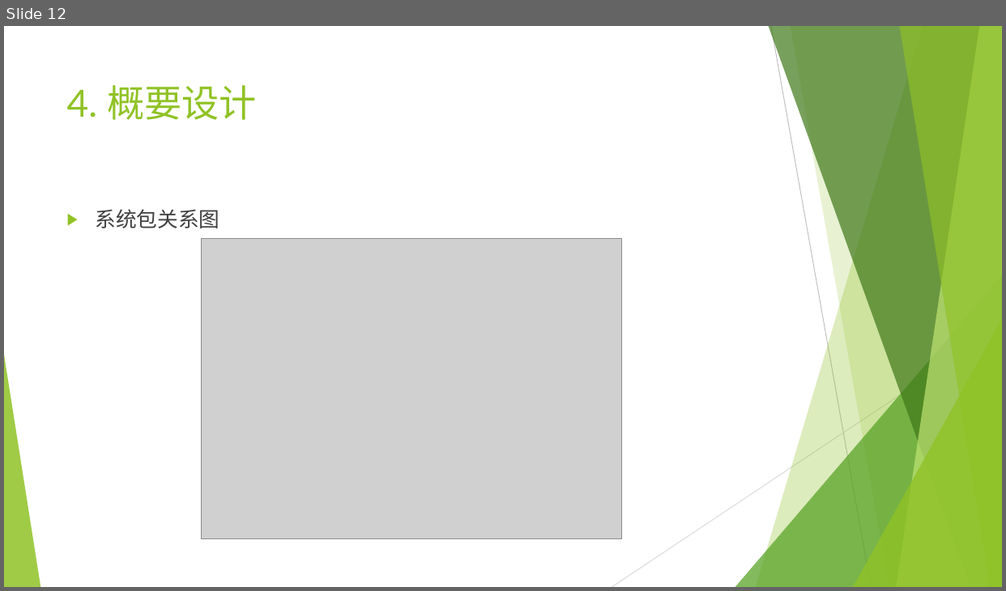
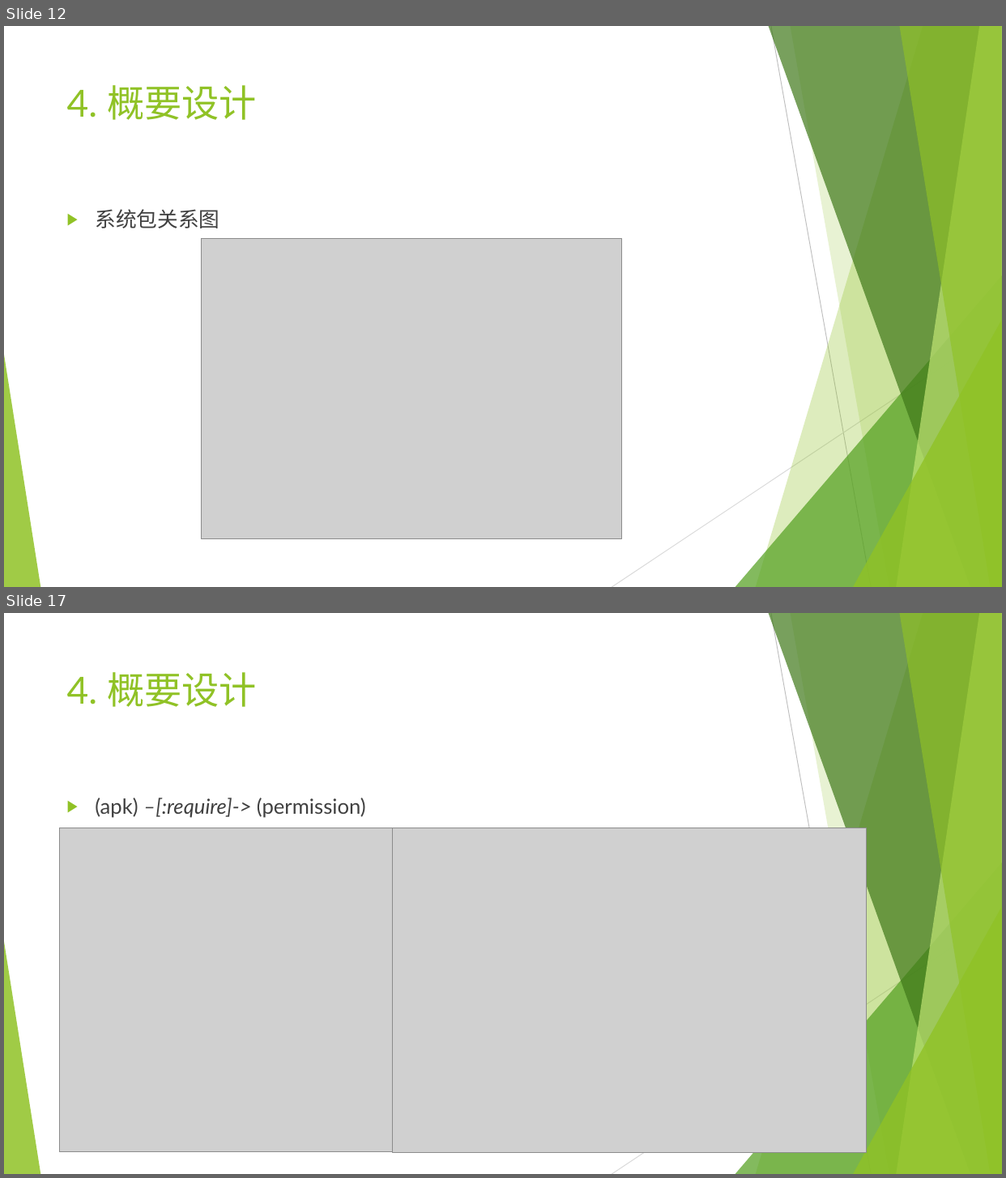
Before and after one commit to mmmmmmiracle/SE_project, a slide deck: doc/SE_project.pptx. Shown one above the other, each under a label of ours: slide 12 before the commit, slides 12 and 17 after it; the slides between them are not shown. The pictures are 1006x591 and 1006x1178 pixels, drawn with LibreOffice and Linux fonts; fonts in the diff are those of the drawing; grey boxes stand for pictures. Boxes give left, top, right and bottom in pixels: in the first picture for what was removed or moved away, otherwise in the second. Text is boxed around its words. In the diff, an @@ line names an element or a change of style, - is before the commit and + after.

```diff
--- a/doc/SE_project.pptx
+++ b/doc/SE_project.pptx
@@ slide 17 added at (4, 613, 1002, 1174), background #FFFFFF; not listed: 10 template elements that a slide beside it also shows @@
@@ title added at (67, 672, 257, 707), 36 pt, text #90C226 @@
+4. 概要设计
@@ text added at (95, 798, 366, 818), 20 pt, text #404040 @@
+▶ (apk) –[:require]-> (permission)
@@ picture added at (59, 828, 398, 1152) @@
@@ picture added at (393, 828, 867, 1152) @@
```
Also in this commit, not shown: 5 slides changed, 3 other slides added.
